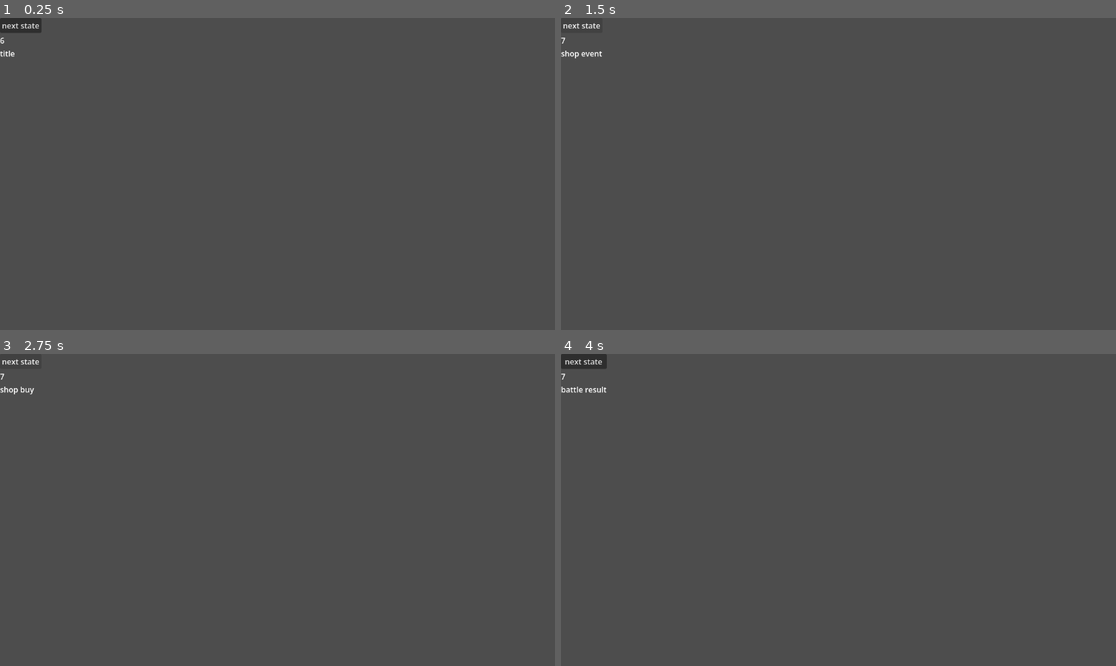
Above: before the commit, frames 1-4 (two rows, left to right).
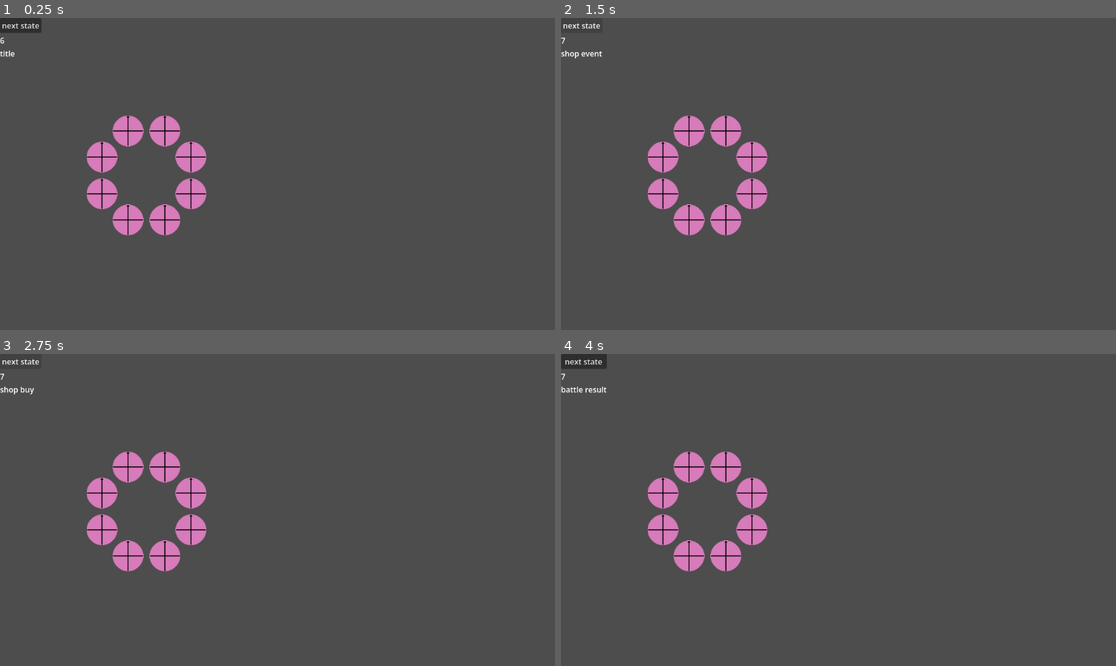
Above: after the commit, the same moments.

Repository: em-r-linso/autobattler
Game: Godot game, scene res://scenes/main.tscn
Same seed, same stepped clock (60 frames per second), same inputs: the game is played once before the commit and once after it.
Inputs (mouse positions are in pixels of both pictures, inside the frame that each line leads up to):
- Up to frame 1 (0.25 s): no input
- Up to frame 2 (1.5 s): click "next state" at 0.5 s; click "next state" at 1.25 s
- Up to frame 3 (2.75 s): click "next state" at 2 s
- Up to frame 4 (4 s): tap Enter at 2.75 s; move the mouse to (960, 494) at 2.77 s; click (960, 494) at 2.92 s; tap Space at 3.5 s; move the mouse to (727, 525) at 3.52 s; click (727, 525) at 3.67 s

The runs differ from the first frame. In frame 1, 3.5% of the frame differs, in the area x 15-38%, y 31-70%; in frame 2, 3.5%; in frame 3, 3.5%; in frame 4, 3.5%.

Commit message:
Add circular item field

Diff:
--- /dev/null
+++ b/scenes/field.gd
@@ -0,0 +1,12 @@
+extends Node2D
+
+
+@export var items : Array[Node2D]
+@export var radius = 10.0
+
+
+func _ready() -> void:
+	for i in range(items.size()):
+		var x = cos((i + 0.5) * TAU / items.size()) * radius
+		var y = sin((i + 0.5) * TAU / items.size()) * radius
+		items[i].position = Vector2(x, y)
--- a/scenes/main.tscn
+++ b/scenes/main.tscn
@@ -4,6 +4,8 @@
 [ext_resource type="Script" uid="uid://db53osn54d2a7" path="res://scripts/next_state_button.gd" id="2_tbgi4"]
 [ext_resource type="Script" uid="uid://bijpdptop5vfj" path="res://scripts/money_label.gd" id="3_tefeu"]
 [ext_resource type="Script" uid="uid://61gs4rx5ybou" path="res://scripts/state_label.gd" id="4_o6xl0"]
+[ext_resource type="Script" uid="uid://s4lhp2kc5pwo" path="res://scenes/field.gd" id="5_tefeu"]
+[ext_resource type="Texture2D" uid="uid://cw07u3fai66or" path="res://textures/_placeholder.png" id="6_o6xl0"]
 
 [node name="main" type="Node2D" unique_id=1755058329]
 
@@ -29,3 +31,33 @@
 layout_mode = 2
 text = "[state]"
 script = ExtResource("4_o6xl0")
+
+[node name="field" type="Node2D" parent="." unique_id=708211173 node_paths=PackedStringArray("items")]
+position = Vector2(304, 327)
+script = ExtResource("5_tefeu")
+items = [NodePath("item"), NodePath("item2"), NodePath("item3"), NodePath("item4"), NodePath("item5"), NodePath("item6"), NodePath("item7"), NodePath("item8")]
+radius = 100.0
+
+[node name="item" type="Sprite2D" parent="field" unique_id=1849000137]
+texture = ExtResource("6_o6xl0")
+
+[node name="item2" type="Sprite2D" parent="field" unique_id=2121229433]
+texture = ExtResource("6_o6xl0")
+
+[node name="item3" type="Sprite2D" parent="field" unique_id=613159164]
+texture = ExtResource("6_o6xl0")
+
+[node name="item4" type="Sprite2D" parent="field" unique_id=578729328]
+texture = ExtResource("6_o6xl0")
+
+[node name="item5" type="Sprite2D" parent="field" unique_id=729978399]
+texture = ExtResource("6_o6xl0")
+
+[node name="item6" type="Sprite2D" parent="field" unique_id=295577575]
+texture = ExtResource("6_o6xl0")
+
+[node name="item7" type="Sprite2D" parent="field" unique_id=1643725106]
+texture = ExtResource("6_o6xl0")
+
+[node name="item8" type="Sprite2D" parent="field" unique_id=1979209994]
+texture = ExtResource("6_o6xl0")
Not shown, added: scenes/field.gd.uid
Binary file added: textures/_placeholder.aseprite
Binary file added: textures/_placeholder.png
Not shown, added: textures/_placeholder.png.import
